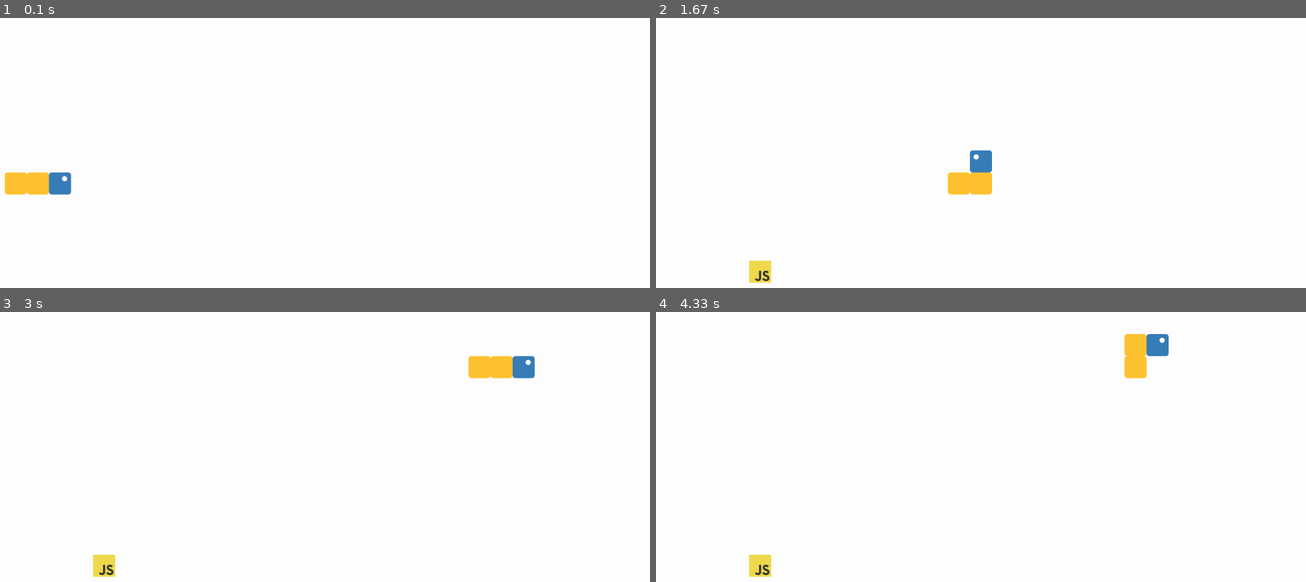
Above: before the commit, frames 1-4 (two rows, left to right).
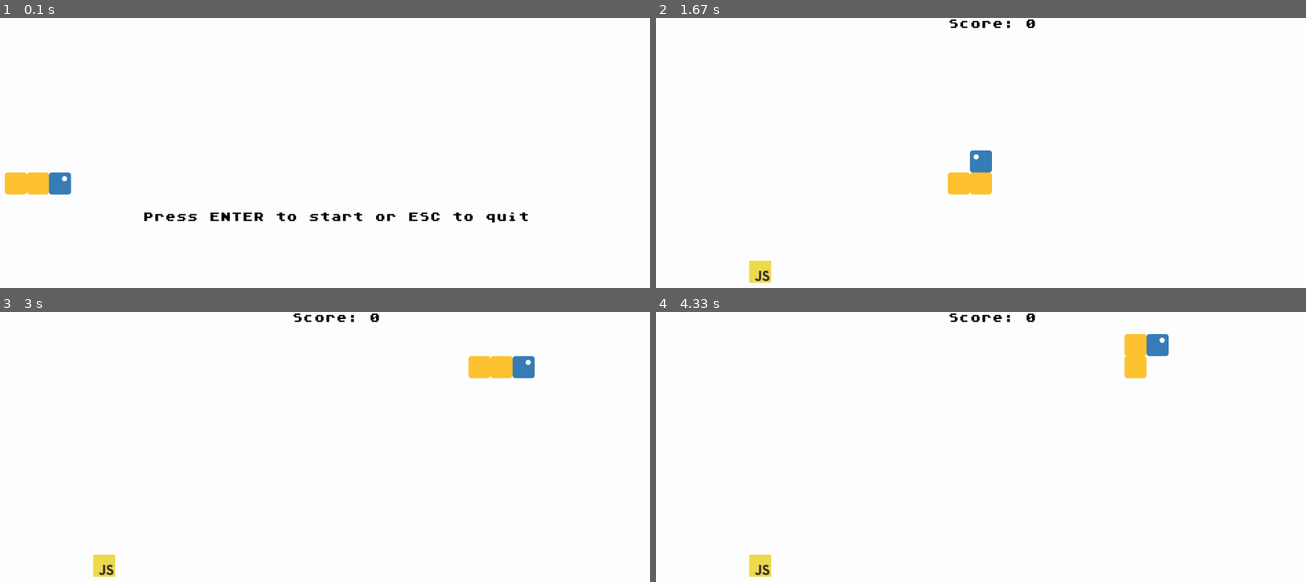
Above: after the commit, the same moments.

Repository: alexanderchainsaw/pygameHungryPython
Game: pygame game, started from hungry_python.py
Same seed, same stepped clock (60 frames per second), same inputs: the game is played once before the commit and once after it.
Inputs:
- Up to frame 1 (0.1 s): no input
- Up to frame 2 (1.67 s): tap Enter at 0.33, 0.67 s; hold Up from 1.57 s (still down)
- Up to frame 3 (3 s): release Up at 2.03 s; hold Right 2.07-2.53 s; hold Left from 2.57 s (still down)
- Up to frame 4 (4.33 s): release Left at 3.1 s; hold Down 3.13-3.43 s; hold Left 3.47-3.87 s; hold Up 3.9-4.27 s; hold Right from 4.3 s (still down)

The runs differ from the first frame. In frame 1, 0.9% of the frame differs, in the area x 22-82%, y 71-76%; in frame 2, 0.2%; in frame 3, 0.2%; in frame 4, 0.2%.

Commit message:
prefin ver
all done for release version, all left - README

Diff:
--- a/hungry_python.py
+++ b/hungry_python.py
@@ -30,7 +30,7 @@
         self.snake = spawn_snake()
 
         # 3. Random food position
-        self.food = self.get_food()
+        self.food = self._get_food()
 
         # 4. Random food image
         self.food_image = random.choice(self.assets.food_images)
@@ -38,18 +38,18 @@
         # 5. Snake head image
         self.head_image = self.assets.head_right
 
-    def start(self):
+    def _start(self):
         """Start/restart the game according to current states of the game"""
         self.score = 0
         self.snake = spawn_snake()
         self.button_pressed = False
         self.running = True
-        self.food = self.get_food()
+        self.food = self._get_food()
         self.food_image = random.choice(self.assets.food_images)
         self.dir = self.starting_direction
         self.head_image = self.assets.head_right
 
-    def get_food(self):
+    def _get_food(self):
         """Create food (x, y) position outside the snake body and obstacles"""
         x = randint(0, self.sqr_x)
         y = randint(0, self.sqr_y)
@@ -71,7 +71,7 @@
 
                 # handle game start
                 elif event.key == pygame.K_RETURN and not self.running:
-                    self.start()
+                    self._start()
 
                 # handle direction change according to button presses if the game is running
                 elif self.running and not self.button_pressed:
@@ -127,7 +127,7 @@
         self.score += 1
         self.snake.appendleft(self.food)
         self.food_image = random.choice(self.assets.food_images)
-        self.food = self.get_food()
+        self.food = self._get_food()
 
     def _draw_python(self):
         """To paint the snake in 2 classic Python colors"""
@@ -147,10 +147,26 @@
                           self.square_size * 2, self.square_size * 2))
 
     def _draw_food(self):
+        """To paint food images at the food position"""
         if self.running:
             self.screen.blit(self.food_image,
                              (self.food[0] * self.square_size, self.food[1] * self.square_size,
                               self.square_size, self.square_size))
+
+    def _print_text(self):
+        """To print messages on screen"""
+        self.static_msg = self.main_font.render('Press ENTER to start or ESC to quit', True, (0, 0, 0))
+        self.score_track = self.main_font.render(f'Score: {self.score}', True, (0, 0, 0))
+
+        # Collecting sizes of messages to properly display them on the screen
+        self.score_width, self.score_height = self.main_font.size(f"Score: {self.score}")
+        self.static_width, self.static_height = self.main_font.size("Press ENTER to start or ESC to quit")
+
+        if not self.running:
+            self.screen.blit(self.static_msg, (self.width//2 - (self.static_width//2),
+                                               self.height//2 - (self.static_height//2)))
+        else:
+            self.screen.blit(self.score_track, (self.width//2 - (self.score_width//2), 0))
 
     def main(self):
         while True:
@@ -159,6 +175,7 @@
             self._handle_movement()
             self._draw_food()
             self._draw_python()
+            self._print_text()
             pygame.display.update()
             self.clock.tick(self.speed)
 
--- a/settings.py
+++ b/settings.py
@@ -58,6 +58,9 @@
         self.clock = pygame.time.Clock()
         self.screen = pygame.display.set_mode((self.width, self.height))
 
+        # main text font of the game
+        self.main_font = pygame.font.Font('AtariClassic-gry3.ttf', self.square_size//2)
+
 
 class SliceableDeque(deque):
     """For storing the snake and then painting it in two colors (we will need to slice it)"""
